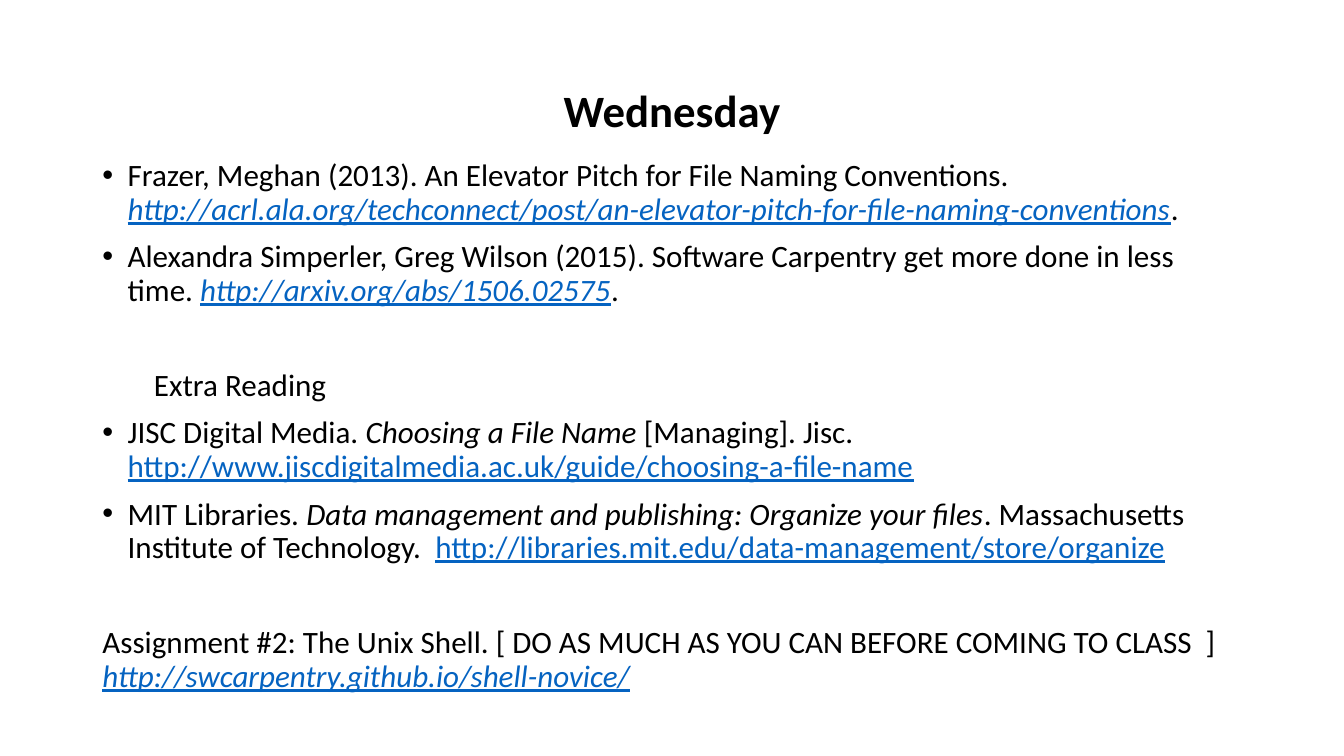
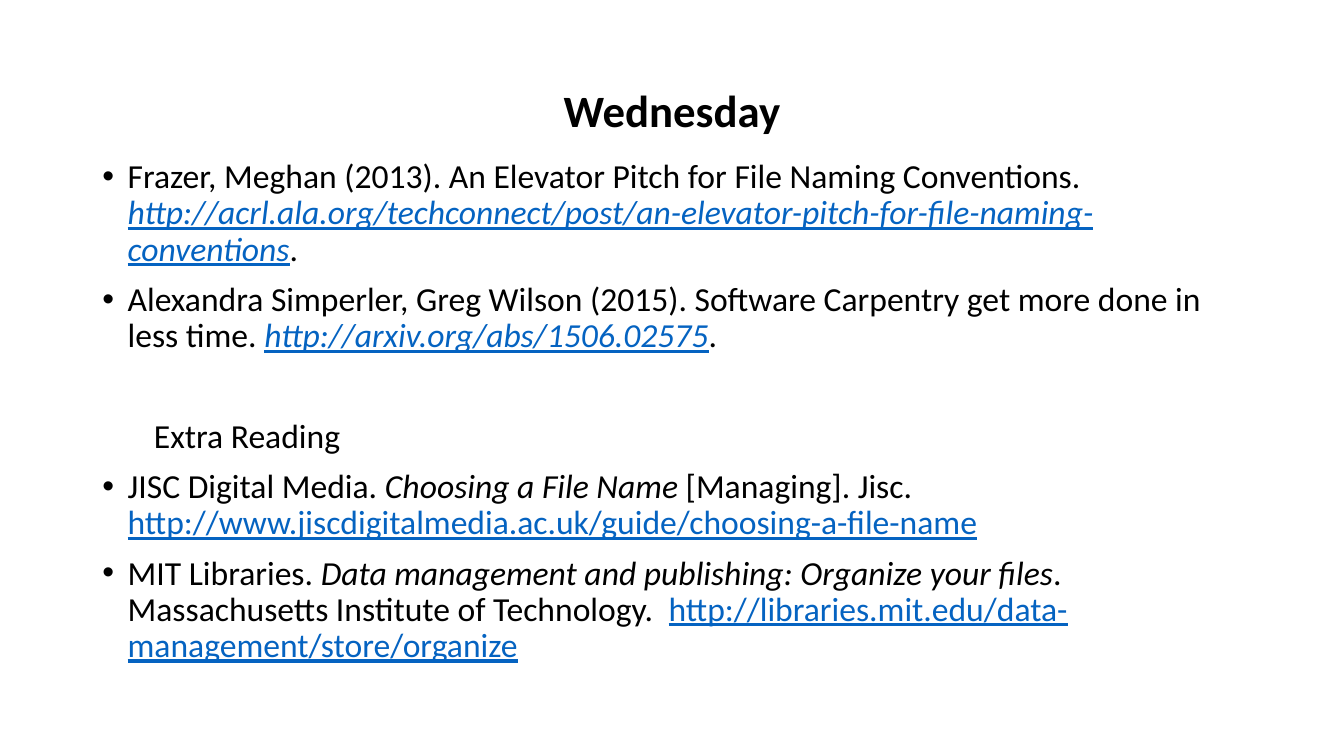
Before and after one commit to tibbben/teaching.data.literacy, a slide deck: slide 34 of UM_DataManagementClass/Lessons/04/04_FirstMeeting.pptx. Drawn at 1344x756 pixels with LibreOffice and Linux fonts; fonts in the diff are those of the drawing. Boxes give left, top, right and bottom in pixels: in the first picture for what was removed or moved away, otherwise in the second. Text is boxed around its words. In the diff, an @@ line names an element or a change of style, - is before the commit and + after.

```diff
--- a/UM_DataManagementClass/Lessons/04/04_FirstMeeting.pptx
+++ b/UM_DataManagementClass/Lessons/04/04_FirstMeeting.pptx
@@ text "Frazer, Meghan (2013). An Elevator ..." at (128, 163, 1200, 663): size 22.2 to 24 pt @@
@@ text at (102, 631, 1192, 693): paragraph removed @@
-Assignment #2: The Unix Shell. [ DO AS MUCH AS YOU CAN BEFORE COMING TO CLASS ] http://swcarpentry.github.io/shell-novice/
```
Also in this commit, not shown: 6 other slides changed, 1 slide added, 1 other file.
